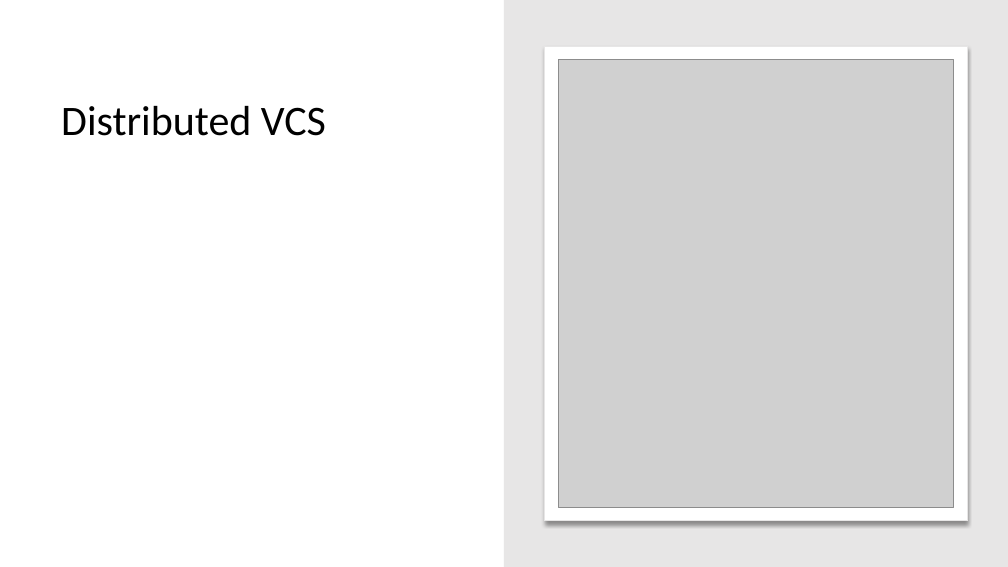
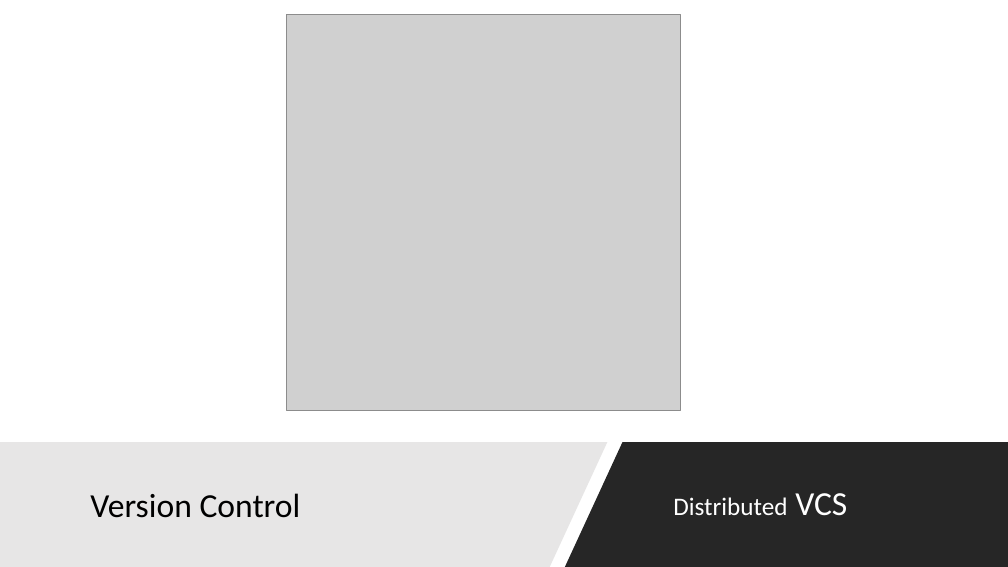
Before and after one commit to niravsh/ptg-gitsession-2017, a slide deck: slide 6 of PennTechnoGrads.pptx. Drawn at 1008x567 pixels with LibreOffice and Linux fonts; fonts in the diff are those of the drawing; grey boxes stand for pictures. Boxes give left, top, right and bottom in pixels: in the first picture for what was removed or moved away, otherwise in the second. Text is boxed around its words. In the diff, an @@ line names an element or a change of style, - is before the commit and + after.

```diff
--- a/PennTechnoGrads.pptx
+++ b/PennTechnoGrads.pptx
@@ picture: place and size @@
-picture at [558,60,954,507]
+picture at [287,15,681,411]
@@ rectangle removed at [504,0,1008,567] @@
@@ rounded rectangle removed at [545,46,968,521] @@
@@ freeform shape added at [0,442,607,567], fill #E7E6E6 @@
@@ freeform shape added at [565,442,1008,567], fill #000000 at 85% opacity @@
@@ title "Distributed VCS": place and size @@
-title "Distributed VCS" at [61,106,326,136]
+title "Distributed VCS" at [673,493,847,516]
@@ title "Distributed VCS" at [673,493,847,516]: size 40 to 24 pt in "Distributed"; size 40 to 32 pt in "VCS"; text colour #000000 to #FFFFFF @@
@@ text added at [90,493,301,518], 32 pt, text #000000 @@
+Version Control
```
Also in this commit, not shown: 5 other slides changed, 9 slides added, 1 slide removed.
